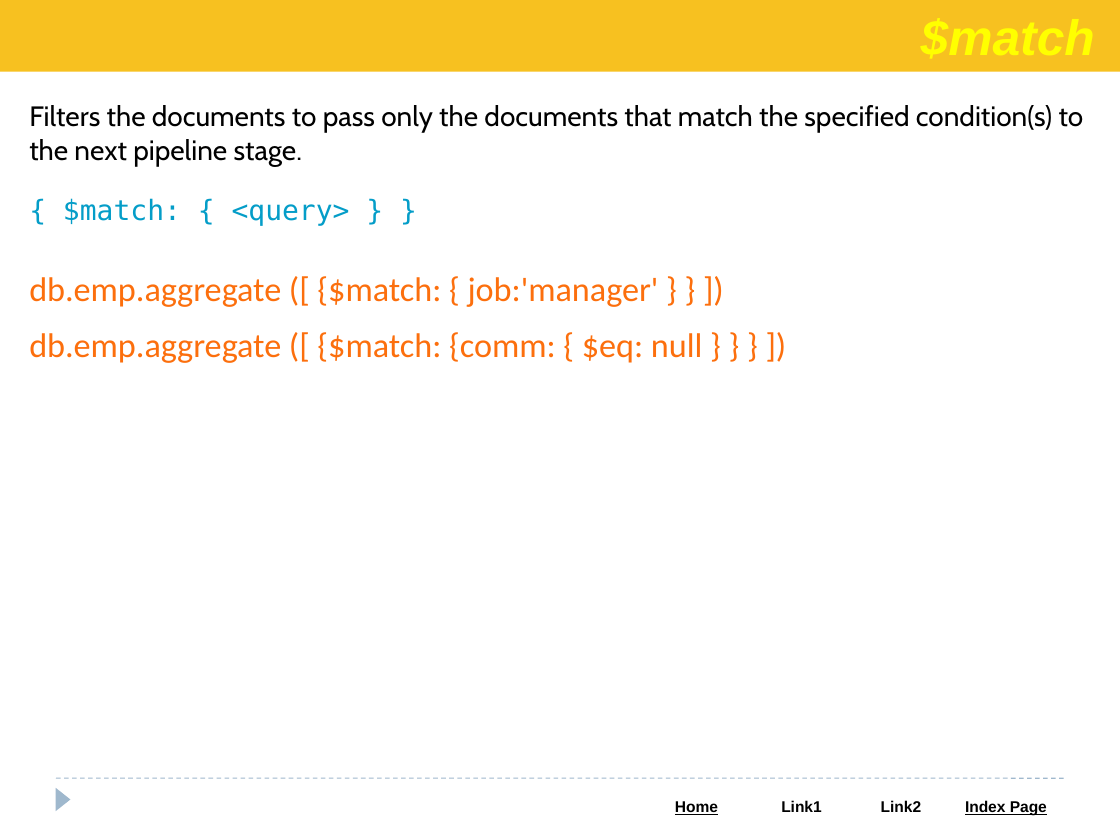
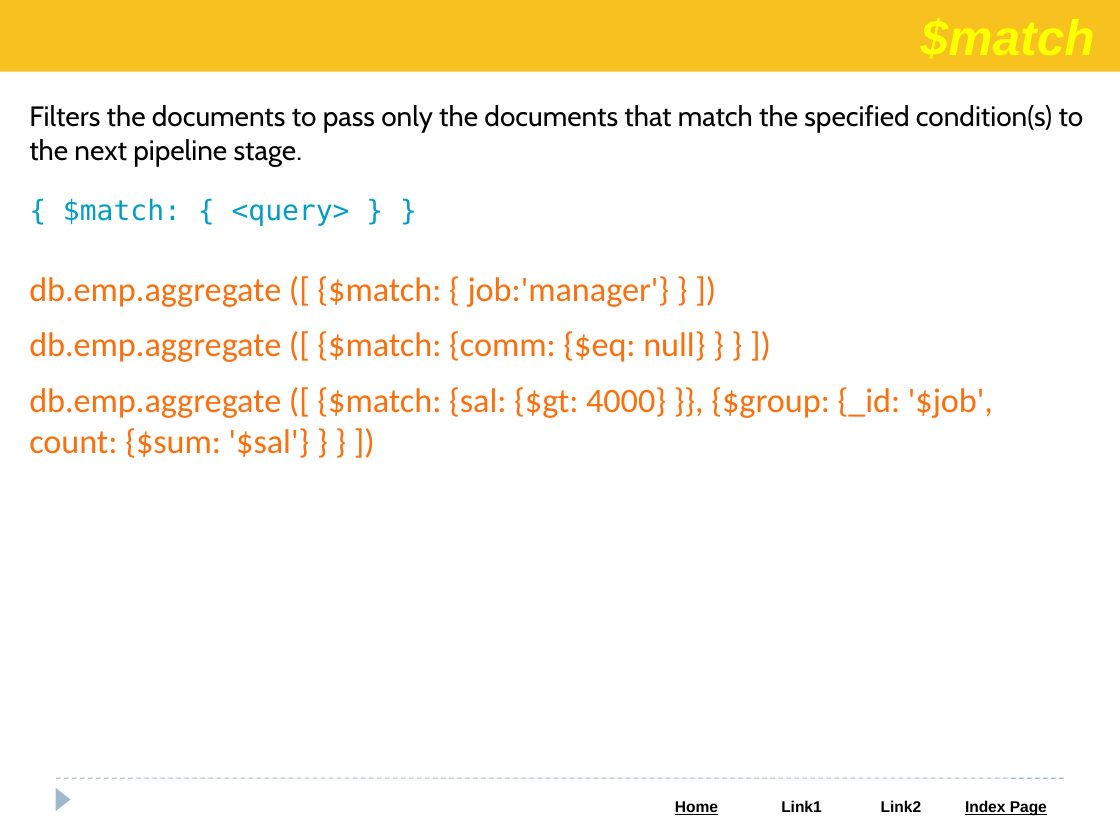
Before and after one commit to Saleel-Bagde/PPT-s, a slide deck: slide 83 of MongoDB PPT.pptx. Drawn at 1120x840 pixels with LibreOffice and Linux fonts; fonts in the diff are those of the drawing. Boxes give left, top, right and bottom in pixels: in the first picture for what was removed or moved away, otherwise in the second. Text is boxed around its words. In the diff, an @@ line names an element or a change of style, - is before the commit and + after.

```diff
--- a/MongoDB PPT.pptx
+++ b/MongoDB PPT.pptx
@@ text at bbox=[29, 276, 993, 458]: text changed @@
-db.emp.aggregate ([ {$match: { job:'manager' } } ])
-db.emp.aggregate ([ {$match: {comm: { $eq: null } } } ])
+db.emp.aggregate ([ {$match: { job:'manager'} } ])
+db.emp.aggregate ([ {$match: {comm: {$eq: null} } } ])
+db.emp.aggregate ([ {$match: {sal: {$gt: 4000} }}, {$group: {_id: '$job', count: {$sum: '$sal'} } } ])
```
Also in this commit, not shown: 3 slides added.
